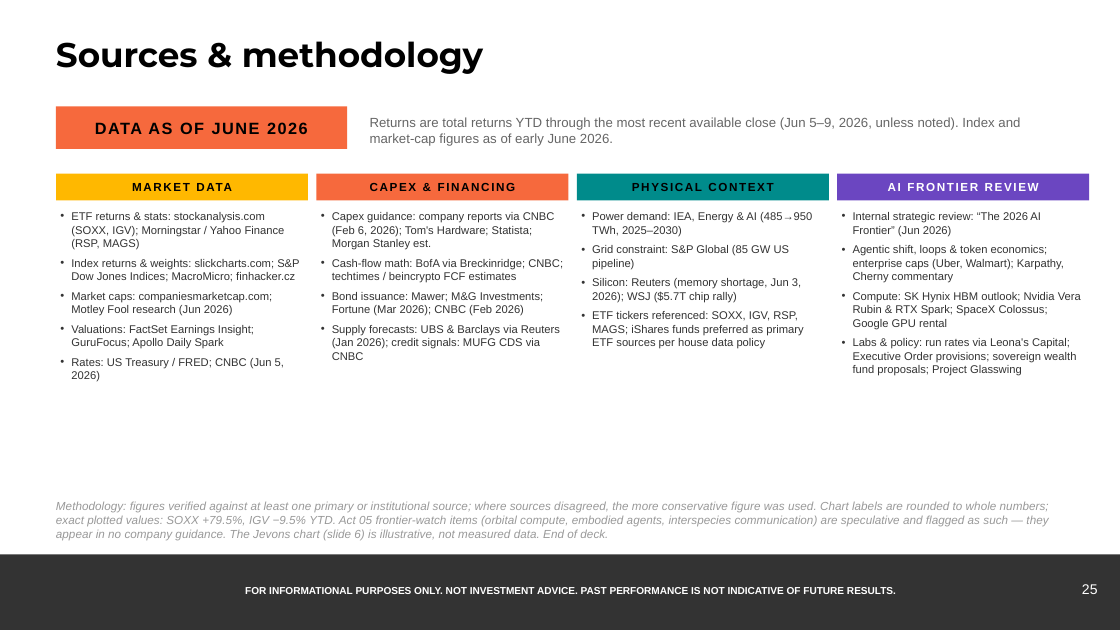
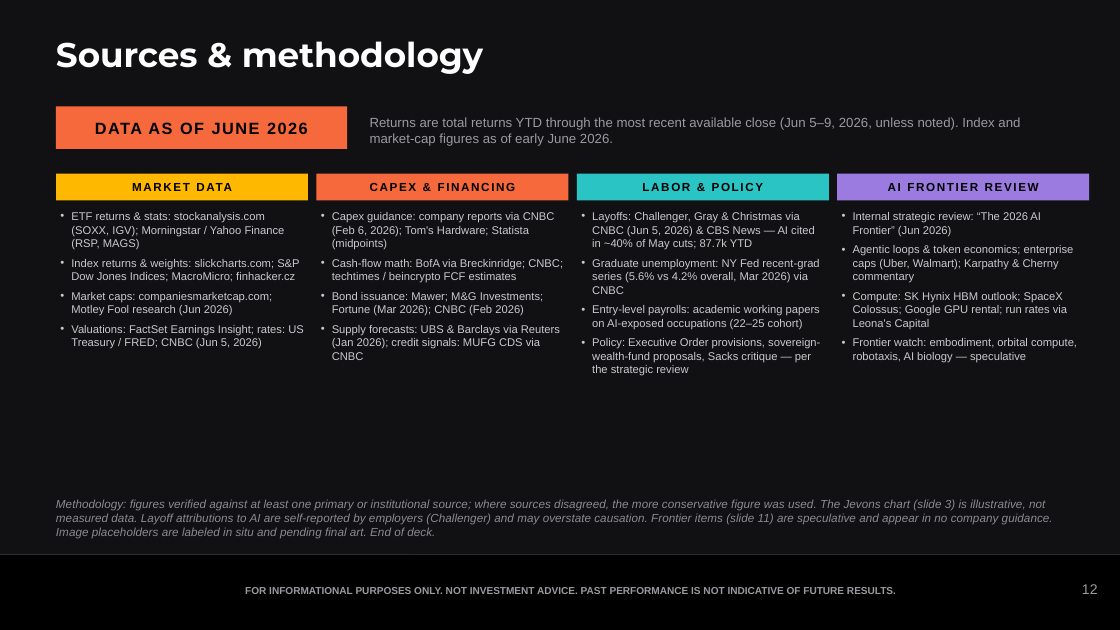
Before and after one commit to samuelcmcclellan-cell/ai-markets-deck, a slide deck: slide 12 of ai-markets-deck.pptx (slide 25 before the commit). Drawn at 1120x630 pixels with LibreOffice and Linux fonts; fonts in the diff are those of the drawing. Boxes give left, top, right and bottom in pixels: in the first picture for what was removed or moved away, otherwise in the second. Text is boxed around its words. In the diff, an @@ line names an element or a change of style, - is before the commit and + after.

```diff
--- a/ai-markets-deck.pptx
+++ b/ai-markets-deck.pptx
@@ background #FFFFFF to #111114 @@
@@ text "Sources & methodology" at [56, 41, 483, 74]: text colour #000000 to #FFFFFF @@
@@ text "Returns are total returns YTD ..." at [370, 117, 1020, 146]: text colour #666666 to #9A9AA0 @@
@@ rectangle at [577, 174, 829, 200]: fill #008B8B to #2BC4C4 @@
@@ text "AI FRONTIER REVIEW" at [888, 183, 1039, 191]: text colour #FFFFFF to #000000 @@
@@ rectangle at [837, 174, 1089, 200]: fill #6B46C1 to #9B7BE0 @@
@@ text at [642, 183, 763, 191]: text changed @@
-PHYSICAL CONTEXT
+LABOR & POLICY
@@ text at [71, 212, 299, 316]: text colour #333333 to #C9C9CE in "ETF returns & stats: stockanalysis.com (SOXX, IGV); ...", "Index returns & weights: slickcharts.com; S&P Dow ...", "Market caps: companiesmarketcap.com; Motley Fool research (J ..." @@
@@ text at [332, 212, 555, 249]: text changed; text colour #333333 to #C9C9CE @@
-• Capex guidance: company reports via CNBC (Feb 6, 2026); Tom's Hardware; Statista; Morgan Stanley est.
+• Capex guidance: company reports via CNBC (Feb 6, 2026); Tom's Hardware; Statista (midpoints)
@@ text at [592, 212, 820, 376]: text changed; text colour #333333 to #C9C9CE @@
-• Power demand: IEA, Energy & AI (485→950 TWh, 2025–2030)
-• Grid constraint: S&P Global (85 GW US pipeline)
-• Silicon: Reuters (memory shortage, Jun 3, 2026); WSJ ($5.7T chip rally)
-• ETF tickers referenced: SOXX, IGV, RSP, MAGS; iShares funds preferred as primary ETF sources per house data policy
+• Layoffs: Challenger, Gray & Christmas via CNBC (Jun 5, 2026) & CBS News — AI cited in ~40% of May cuts; 87.7k YTD
+• Graduate unemployment: NY Fed recent-grad series (5.6% vs 4.2% overall, Mar 2026) via CNBC
+• Entry-level payrolls: academic working papers on AI-exposed occupations (22–25 cohort)
+• Policy: Executive Order provisions, sovereign-wealth-fund proposals, Sacks critique — per the strategic review
@@ text at [853, 212, 1041, 236]: text colour #333333 to #C9C9CE in "Internal strategic review: “The 2026 AI Frontier” ..." @@
@@ text at [332, 259, 563, 360]: text colour #333333 to #C9C9CE in "Cash-flow math: BofA via Breckinridge; CNBC; techtimes ...", "Bond issuance: Mawer; M&G Investments; Fortune (Mar ...", "Supply forecasts: UBS & Barclays via Reuters ..." @@
@@ text at [853, 245, 1077, 362]: text changed; text colour #333333 to #C9C9CE @@
-• Agentic shift, loops & token economics; enterprise caps (Uber, Walmart); Karpathy, Cherny commentary
-• Compute: SK Hynix HBM outlook; Nvidia Vera Rubin & RTX Spark; SpaceX Colossus; Google GPU rental
-• Labs & policy: run rates via Leona's Capital; Executive Order provisions; sovereign wealth fund proposals; Project Glasswing
+• Agentic loops & token economics; enterprise caps (Uber, Walmart); Karpathy & Cherny commentary
+• Compute: SK Hynix HBM outlook; SpaceX Colossus; Google GPU rental; run rates via Leona's Capital
+• Frontier watch: embodiment, orbital compute, robotaxis, AI biology — speculative
@@ text at [71, 325, 304, 349]: text changed; text colour #333333 to #C9C9CE @@
-• Valuations: FactSet Earnings Insight; GuruFocus; Apollo Daily Spark
-• Rates: US Treasury / FRED; CNBC (Jun 5, 2026)
+• Valuations: FactSet Earnings Insight; rates: US Treasury / FRED; CNBC (Jun 5, 2026)
@@ text at [56, 499, 1053, 539]: text changed; text colour #999999 to #8A8A90 @@
-Methodology: figures verified against at least one primary or institutional source; where sources disagreed, the more conservative figure was used. Chart labels are rounded to whole numbers; exact plotted values: SOXX +79.5%, IGV −9.5% YTD. Act 05 frontier-watch items (orbital compute, embodied agents, interspecies communication) are speculative and flagged as such — they appear in no company guidance. The Jevons chart (slide 6) is illustrative, not measured data. End of deck.
+Methodology: figures verified against at least one primary or institutional source; where sources disagreed, the more conservative figure was used. The Jevons chart (slide 3) is illustrative, not measured data. Layoff attributions to AI are self-reported by employers (Challenger) and may overstate causation. Frontier items (slide 11) are speculative and appear in no company guidance. Image placeholders are labeled in situ and pending final art. End of deck.
@@ rectangle at [0, 554, 1120, 630]: fill #333333 to #000000 @@
@@ line added from (0, 554) to (1120, 554), #2A2A30 0.5 pt @@
@@ text "FOR INFORMATIONAL PURPOSES ONLY. NOT ..." at [245, 587, 896, 594]: text colour #FFFFFF to #9A9AA0 @@
@@ text at [1082, 584, 1098, 594]: text changed; text colour #FFFFFF to #9A9AA0 @@
-25
+12
```
Also in this commit, not shown: 8 other slides changed, 3 slides added, 16 slides removed, 28 other files.
